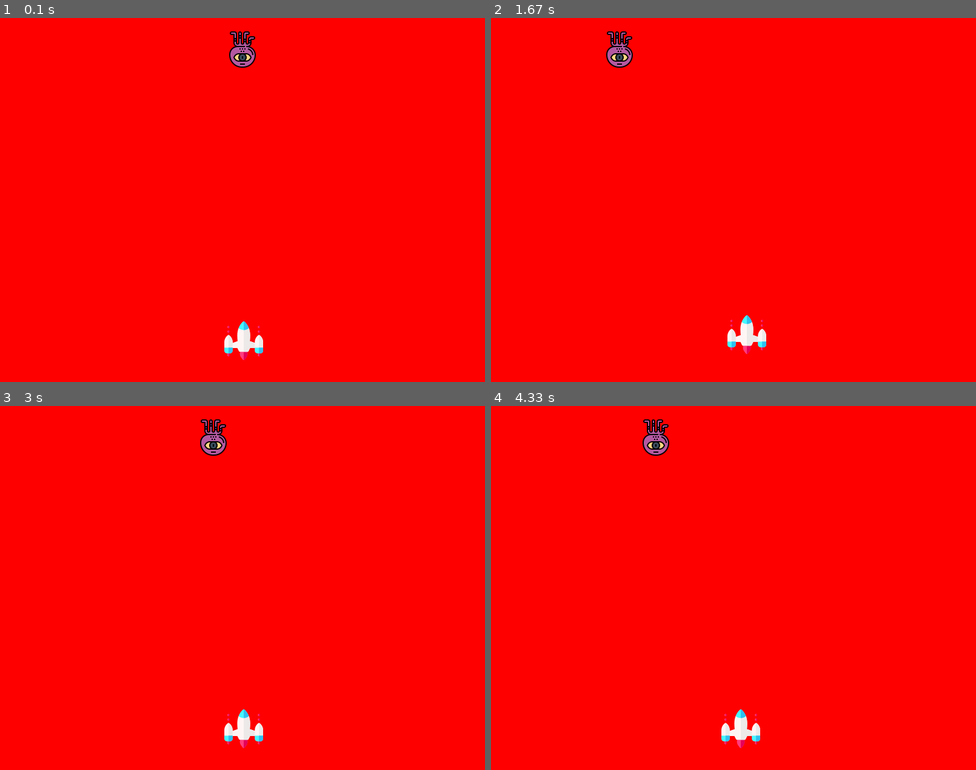
Above: before the commit, frames 1-4 (two rows, left to right).
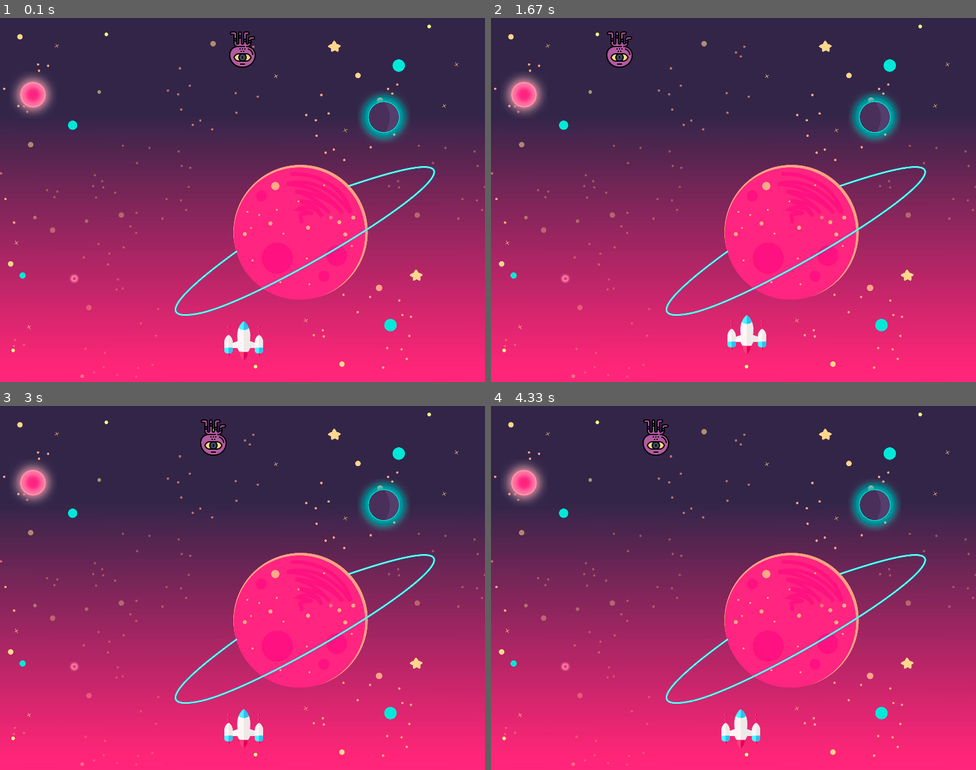
Above: after the commit, the same moments.

Repository: mamahmoud/test_pygame
Game: pygame game, started from test_1.py
Same seed, same stepped clock (60 frames per second), same inputs: the game is played once before the commit and once after it.
Inputs:
- Up to frame 1 (0.1 s): no input
- Up to frame 2 (1.67 s): hold Right 0.33-0.8 s; hold Up 0.83-1.13 s; hold Right 1.17-1.63 s
- Up to frame 3 (3 s): hold Left 1.67-2.2 s; hold Down 2.23-2.53 s; hold Left 2.57-2.97 s
- Up to frame 4 (4.33 s): hold Up 3-3.37 s; hold Right 3.4-4.03 s; hold Down from 4.07 s (still down)

The runs differ from the first frame. In frame 1, 99% of the frame differs, in the area x 0-100%, y 0-100%; in frame 2, 99%; in frame 3, 99%; in frame 4, 99%.

Commit message:
adding background

Diff:
--- a/test_1.py
+++ b/test_1.py
@@ -29,6 +29,7 @@
     icon = pygame.image.load("startup.png")
     player_image = pygame.image.load("space-invaders.png")
     enemy_image = pygame.image.load("alien.png")
+    background_image = pygame.image.load("background.jpg")
     player_x = 370
     player_y = 500
     enemy_x = 380
@@ -40,8 +41,8 @@
     distance = random.choice(postive_distances + negative_distances)
     # game loop
     while True:
-        # change color
-        screen1.fill((255, 0, 0))
+        # background
+        screen1.blit(background_image, (0, 0))
         for event in pygame.event.get():
             if event.type == pygame.QUIT:
                 sys.exit(0)
Binary file added: background.jpg
